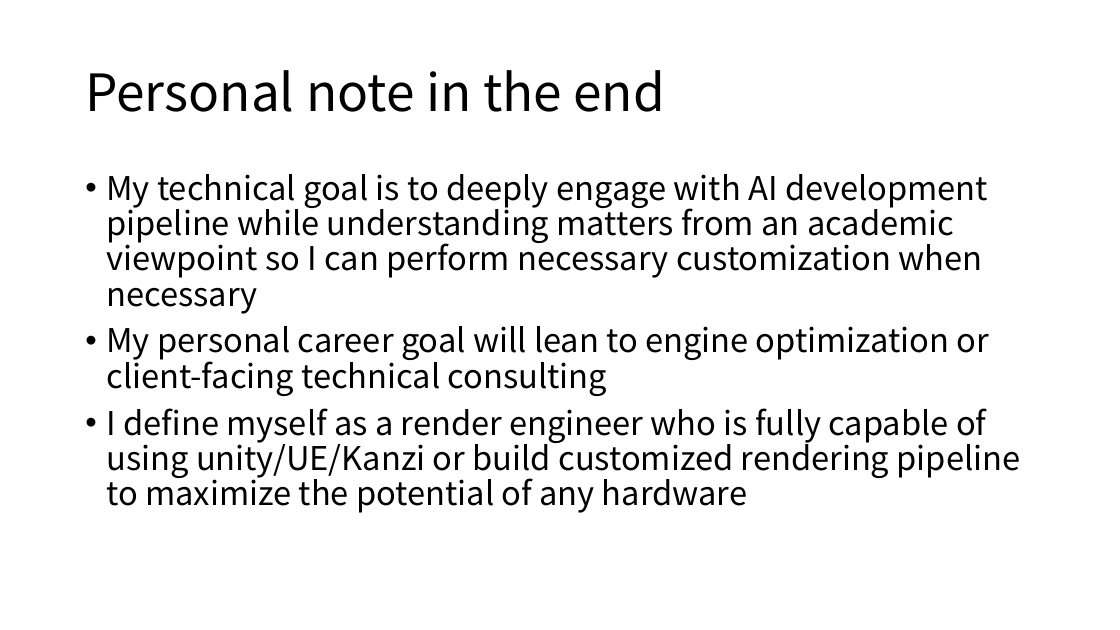
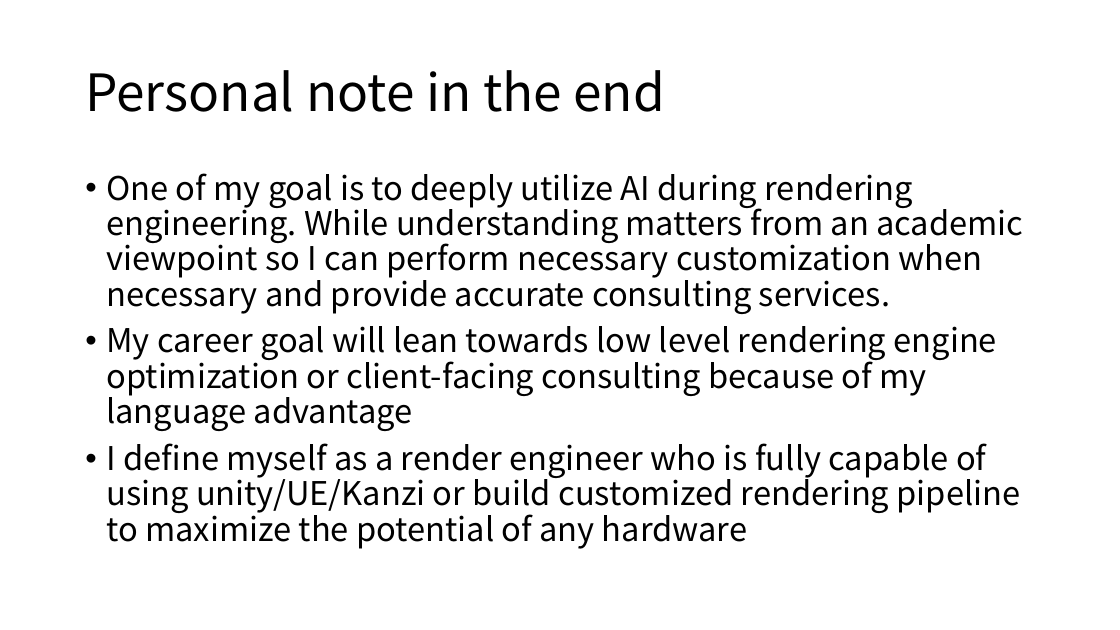
Before and after one commit to boycececil666gmailcom/webgpu-renderer, a slide deck: slide 8 of WebGPU Renderer.pptx. Drawn at 1120x630 pixels with LibreOffice and Linux fonts; fonts in the diff are those of the drawing. Boxes give left, top, right and bottom in pixels: in the first picture for what was removed or moved away, otherwise in the second. Text is boxed around its words. In the diff, an @@ line names an element or a change of style, - is before the commit and + after.

```diff
--- a/WebGPU Renderer.pptx
+++ b/WebGPU Renderer.pptx
@@ text at <box>106,173,1023,431</box>: text changed @@
-• My technical goal is to deeply engage with AI development pipeline while understanding matters from an academic viewpoint so I can perform necessary customization when necessary
-• My personal career goal will lean to engine optimization or client-facing technical consulting
+• One of my goal is to deeply utilize AI during rendering engineering. While understanding matters from an academic viewpoint so I can perform necessary customization when necessary and provide accurate consulting services.
+• My career goal will lean towards low level rendering engine optimization or client-facing consulting because of my language advantage
```
Also in this commit, not shown: 6 other slides changed, 8 other files.
